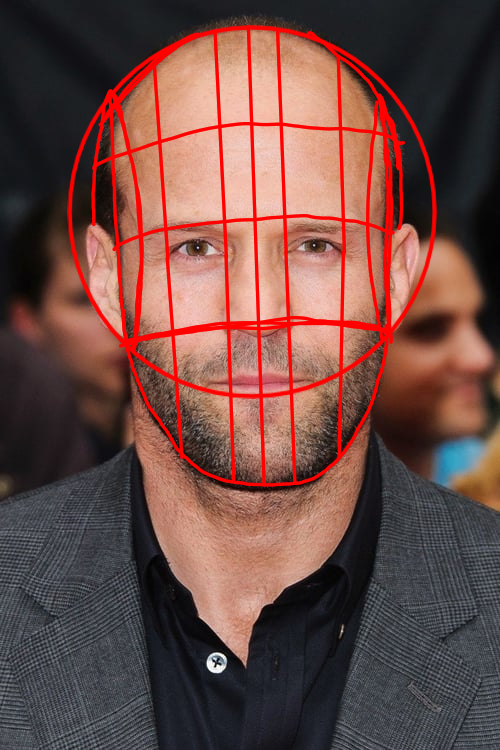
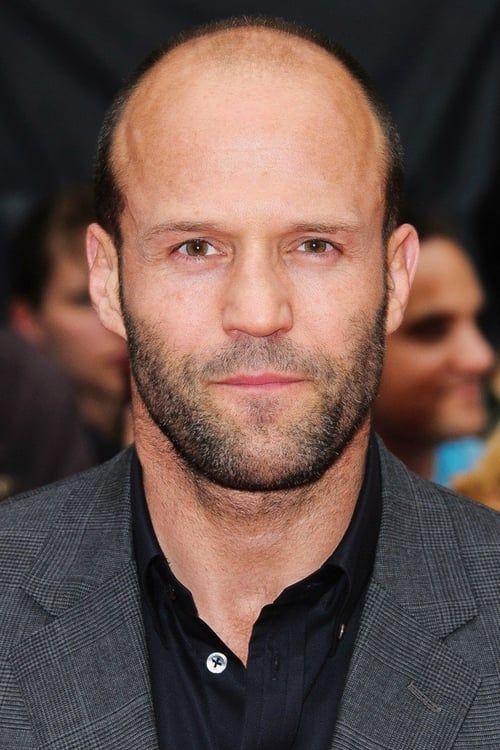
Revision of a layered 500x750 image; what changed, layer by layer:
hid "Paint Layer 1" over [67, 25, 437, 487]
